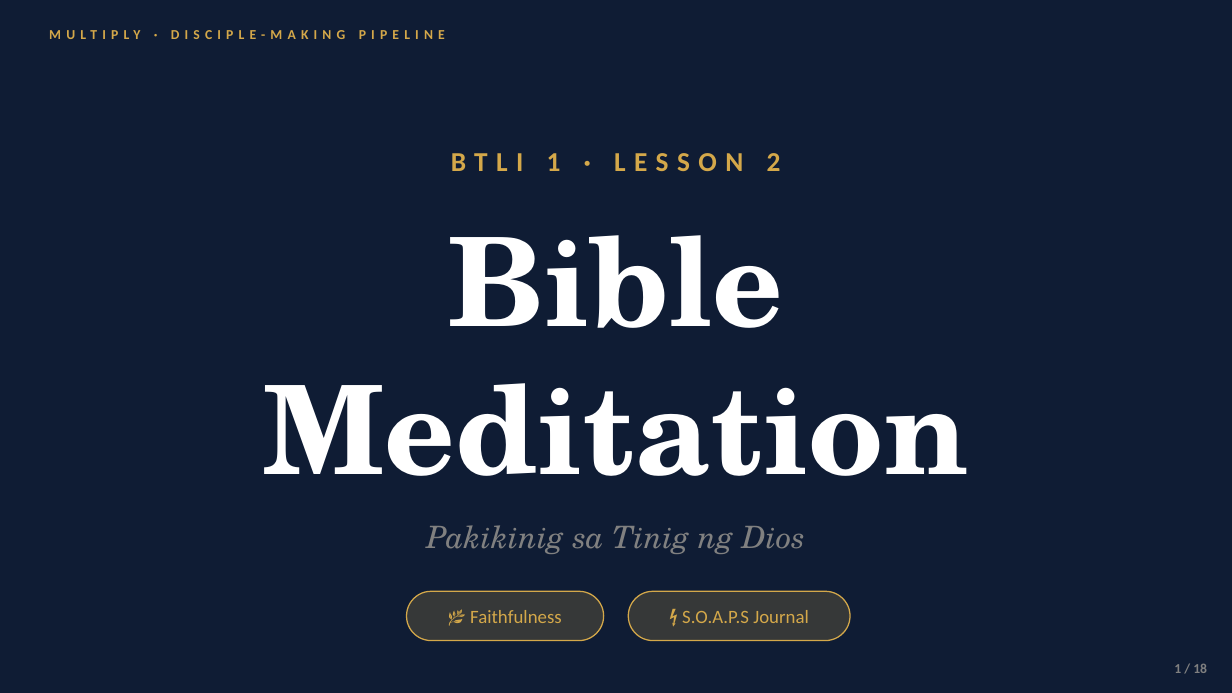
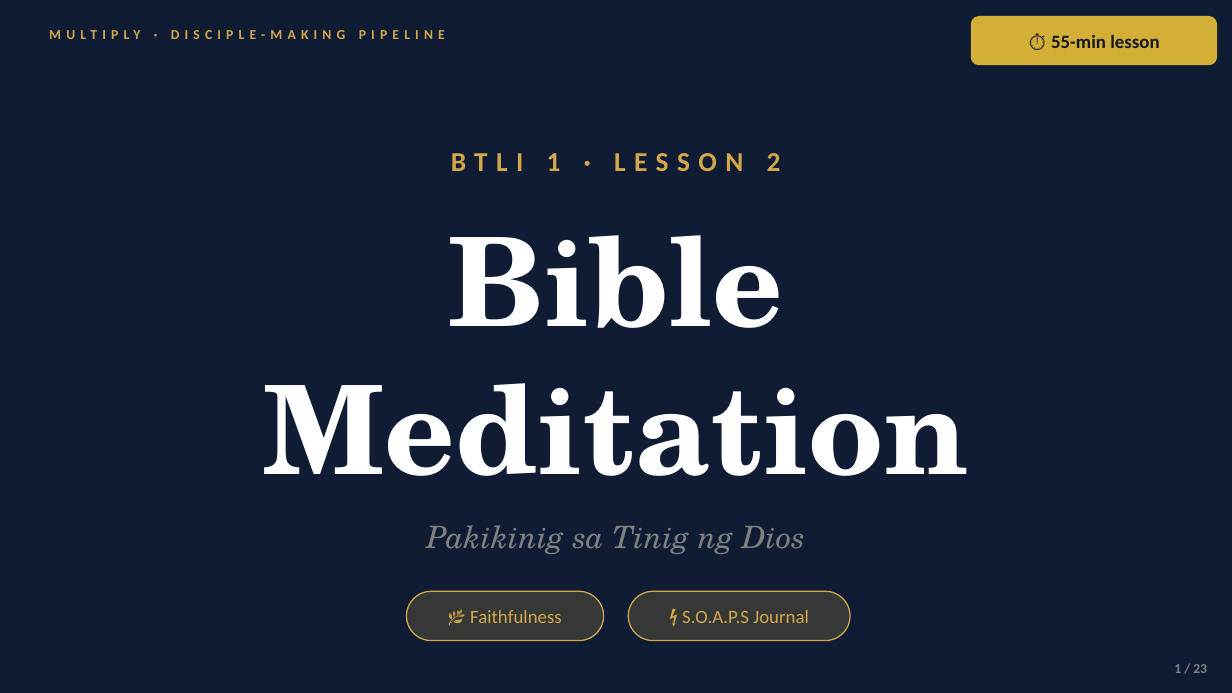
Before and after one commit to gejable1/multiply, a slide deck: slide 1 of lessons/btli101_xrw5fg/btli1_l2_slides.pptx. Drawn at 1232x693 pixels with LibreOffice and Linux fonts; fonts in the diff are those of the drawing. Boxes give left, top, right and bottom in pixels: in the first picture for what was removed or moved away, otherwise in the second. Text is boxed around its words. In the diff, an @@ line names an element or a change of style, - is before the commit and + after.

```diff
--- a/lessons/btli101_xrw5fg/btli1_l2_slides.pptx
+++ b/lessons/btli101_xrw5fg/btli1_l2_slides.pptx
@@ rounded rectangle added at (971,16,1217,65), fill #D4AF37, 11 pt, text #141628, bold @@
+⏱ 55-min lesson
@@ text at (1174,664,1207,673): text changed @@
-1 / 18
+1 / 23
```
Also in this commit, not shown: 17 other slides changed, 5 slides added.
